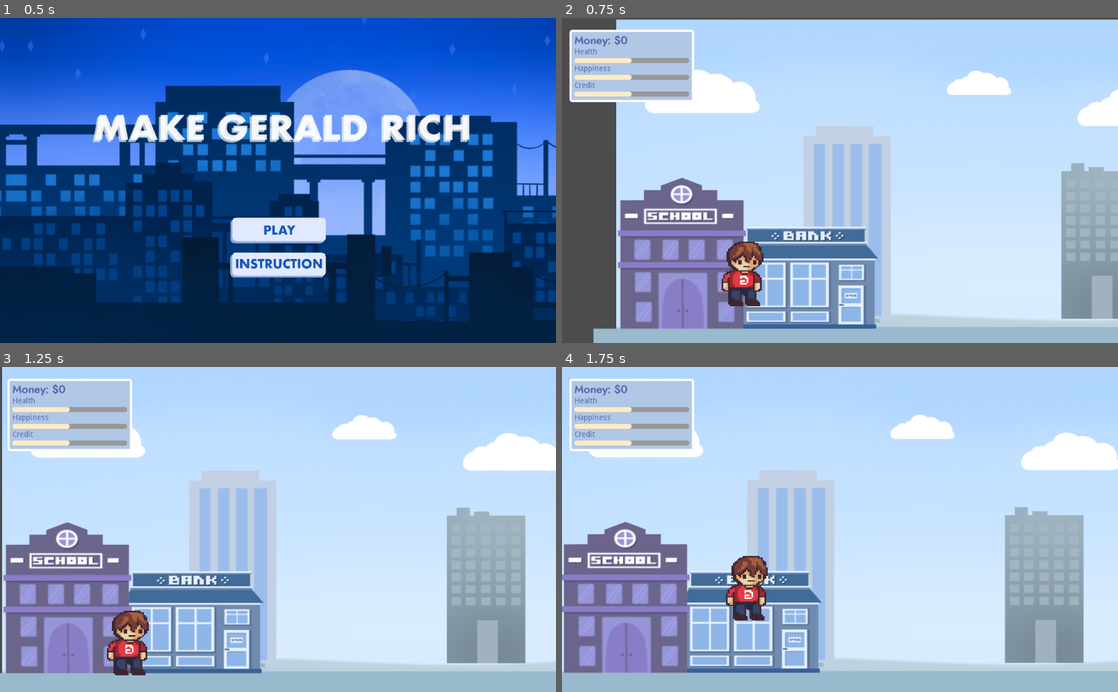
Above: before the commit, frames 1-4 (two rows, left to right).
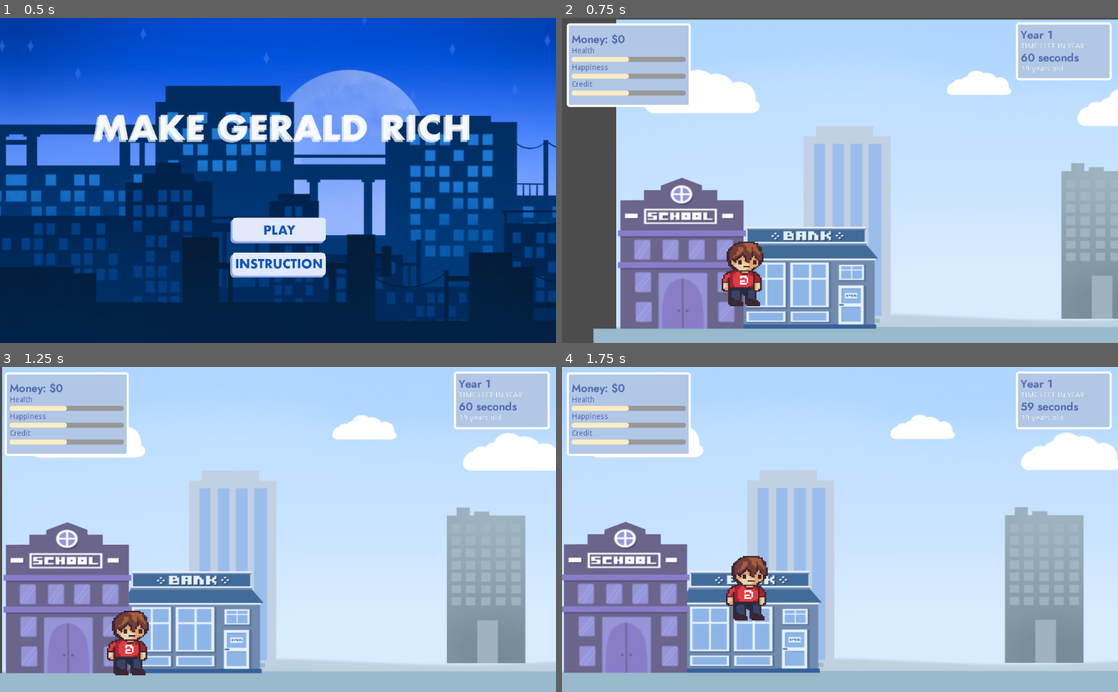
Above: after the commit, the same moments.

Repository: AndrewYeh1/Finance-game
Game: Godot game, scene res://Home/Home.tscn
The game is run twice, just before and just after one commit, with the same random seed, the same clock (stepped at 60 frames per second) and the same inputs.
Inputs (mouse positions are in pixels of both pictures, inside the frame that each line leads up to):
- Up to frame 1 (0.5 s): no input
- Up to frame 2 (0.75 s): click (840, 229) at 0.5 s
- Up to frame 3 (1.25 s): no input
- Up to frame 4 (1.75 s): move the mouse to (962, 513) at 1.27 s; hold Right (move_right) from 1.28 s (still down); tap Up (jump) at 1.52 s

Frame 1 is identical in both runs. In frame 2, 5.3% of the frame differs, in the area x 0-99%, y 1-28%; in frame 3, 5.1%; in frame 4, 5.1%.

Commit message:
added timer

Diff:
--- a/GameManager.gd
+++ b/GameManager.gd
@@ -4,3 +4,7 @@
 
 var money = 0
 var happiness = 50
+var credit = 50
+var health = 50
+var year = 1
+var second = 60
--- a/Play/Play.tscn
+++ b/Play/Play.tscn
@@ -7,6 +7,7 @@
 [ext_resource path="res://buildings/bank.tscn" type="PackedScene" id=5]
 [ext_resource path="res://buildings/school.tscn" type="PackedScene" id=6]
 [ext_resource path="res://stats/money.tscn" type="PackedScene" id=7]
+[ext_resource path="res://stats/timer.tscn" type="PackedScene" id=8]
 
 [sub_resource type="ConvexPolygonShape2D" id=1]
 points = PoolVector2Array( 0, 0, 80, 0, 80, 80, 0, 80 )
@@ -65,7 +66,10 @@
 [node name="CanvasLayer" type="CanvasLayer" parent="."]
 
 [node name="statsBar" parent="CanvasLayer" instance=ExtResource( 7 )]
-margin_left = 19.201
-margin_top = 27.0206
-margin_right = 238.201
-margin_bottom = 150.021
+margin_left = 14.4442
+margin_top = 15.1285
+margin_right = 233.444
+margin_bottom = 159.129
+
+[node name="time" parent="CanvasLayer" instance=ExtResource( 8 )]
+position = Vector2( 841.173, 13.6557 )
--- a/renner-bold.tres
+++ b/renner-bold.tres
@@ -4,4 +4,5 @@
 
 [resource]
 size = 20
+outline_color = Color( 0.32549, 0.415686, 0.682353, 1 )
 font_data = ExtResource( 1 )
--- a/stats/money.tscn
+++ b/stats/money.tscn
@@ -18,36 +18,35 @@
 
 [node name="PanelContainer" type="PanelContainer" parent="."]
 margin_right = 282.0
-margin_bottom = 161.0
+margin_bottom = 144.0
 custom_styles/panel = ExtResource( 1 )
 
 [node name="VBoxContainer" type="VBoxContainer" parent="PanelContainer"]
 margin_left = 4.0
 margin_top = 4.0
 margin_right = 278.0
-margin_bottom = 157.0
+margin_bottom = 140.0
 alignment = 1
 
 [node name="Money" type="Label" parent="PanelContainer/VBoxContainer"]
-margin_top = 8.0
 margin_right = 274.0
-margin_bottom = 51.0
+margin_bottom = 43.0
 custom_fonts/font = ExtResource( 2 )
 custom_colors/font_color = Color( 0.32549, 0.415686, 0.682353, 1 )
 text = "Money: $10
 "
 
 [node name="Health" type="Label" parent="PanelContainer/VBoxContainer"]
-margin_top = 55.0
+margin_top = 47.0
 margin_right = 274.0
-margin_bottom = 69.0
+margin_bottom = 61.0
 custom_colors/font_color = Color( 0.32549, 0.415686, 0.682353, 1 )
 text = "Health"
 
 [node name="HealthBar" type="ProgressBar" parent="PanelContainer/VBoxContainer"]
-margin_top = 73.0
+margin_top = 65.0
 margin_right = 274.0
-margin_bottom = 82.0
+margin_bottom = 74.0
 custom_styles/fg = ExtResource( 4 )
 custom_styles/bg = ExtResource( 5 )
 value = 50.0
@@ -57,16 +56,16 @@
 }
 
 [node name="Happiness" type="Label" parent="PanelContainer/VBoxContainer"]
-margin_top = 86.0
+margin_top = 78.0
 margin_right = 274.0
-margin_bottom = 100.0
+margin_bottom = 92.0
 custom_colors/font_color = Color( 0.32549, 0.415686, 0.682353, 1 )
 text = "Happiness"
 
 [node name="HappinessBar" type="ProgressBar" parent="PanelContainer/VBoxContainer"]
-margin_top = 104.0
+margin_top = 96.0
 margin_right = 274.0
-margin_bottom = 113.0
+margin_bottom = 105.0
 custom_styles/fg = ExtResource( 4 )
 custom_styles/bg = ExtResource( 5 )
 value = 50.0
@@ -76,16 +75,16 @@
 }
 
 [node name="Credit" type="Label" parent="PanelContainer/VBoxContainer"]
-margin_top = 117.0
+margin_top = 109.0
 margin_right = 274.0
-margin_bottom = 131.0
+margin_bottom = 123.0
 custom_colors/font_color = Color( 0.32549, 0.415686, 0.682353, 1 )
 text = "Credit"
 
 [node name="CreditBar" type="ProgressBar" parent="PanelContainer/VBoxContainer"]
-margin_top = 135.0
+margin_top = 127.0
 margin_right = 274.0
-margin_bottom = 144.0
+margin_bottom = 136.0
 custom_styles/fg = ExtResource( 4 )
 custom_styles/bg = ExtResource( 5 )
 max_value = 1000.0
--- /dev/null
+++ b/stats/timer.gd
@@ -0,0 +1,26 @@
+extends Node2D
+
+
+# Declare member variables here. Examples:
+# var a: int = 2
+# var b: String = "text"
+
+onready var timer = get_node("Timer")
+onready var box = get_node("PanelContainer/VBoxContainer")
+
+# Called when the node enters the scene tree for the first time.
+func _ready() -> void:
+	timer.set_wait_time(1)
+	timer.start()
+
+
+# Called every frame. 'delta' is the elapsed time since the previous frame.
+func _process(delta: float) -> void:
+	box.get_node("Year").text = "Year " + str(GameManager.year)
+	box.get_node("Age").text = str(GameManager.year + 18) + " years old"
+
+
+func _on_Timer_timeout() -> void:
+	GameManager.second -= 1
+	print(GameManager.second)
+	box.get_node("Time").text = str(GameManager.second) + " seconds"
--- /dev/null
+++ b/stats/timer.tscn
@@ -0,0 +1,54 @@
+[gd_scene load_steps=4 format=2]
+
+[ext_resource path="res://renner-bold.tres" type="DynamicFont" id=1]
+[ext_resource path="res://stats.tres" type="StyleBox" id=2]
+[ext_resource path="res://stats/timer.gd" type="Script" id=3]
+
+[node name="Node2D" type="Node2D"]
+script = ExtResource( 3 )
+
+[node name="PanelContainer" type="PanelContainer" parent="."]
+margin_right = 166.0
+margin_bottom = 96.0
+custom_styles/panel = ExtResource( 2 )
+__meta__ = {
+"_edit_use_anchors_": false
+}
+
+[node name="VBoxContainer" type="VBoxContainer" parent="PanelContainer"]
+margin_left = 4.0
+margin_top = 4.0
+margin_right = 162.0
+margin_bottom = 92.0
+alignment = 1
+
+[node name="Year" type="Label" parent="PanelContainer/VBoxContainer"]
+margin_top = 4.0
+margin_right = 158.0
+margin_bottom = 24.0
+custom_fonts/font = ExtResource( 1 )
+custom_colors/font_color = Color( 0.32549, 0.415686, 0.682353, 1 )
+text = "YEAR 2"
+
+[node name="TimeLeft" type="Label" parent="PanelContainer/VBoxContainer"]
+margin_top = 28.0
+margin_right = 158.0
+margin_bottom = 42.0
+text = "TIME LEFT IN YEAR:"
+
+[node name="Time" type="Label" parent="PanelContainer/VBoxContainer"]
+margin_top = 46.0
+margin_right = 158.0
+margin_bottom = 66.0
+custom_fonts/font = ExtResource( 1 )
+custom_colors/font_color = Color( 0.32549, 0.415686, 0.682353, 1 )
+text = "60 seconds"
+
+[node name="Age" type="Label" parent="PanelContainer/VBoxContainer"]
+margin_top = 70.0
+margin_right = 158.0
+margin_bottom = 84.0
+text = "20 years old"
+
+[node name="Timer" type="Timer" parent="."]
+[connection signal="timeout" from="Timer" to="." method="_on_Timer_timeout"]
Not shown: 1 places in Play/Play.tscn that only renumber resources
